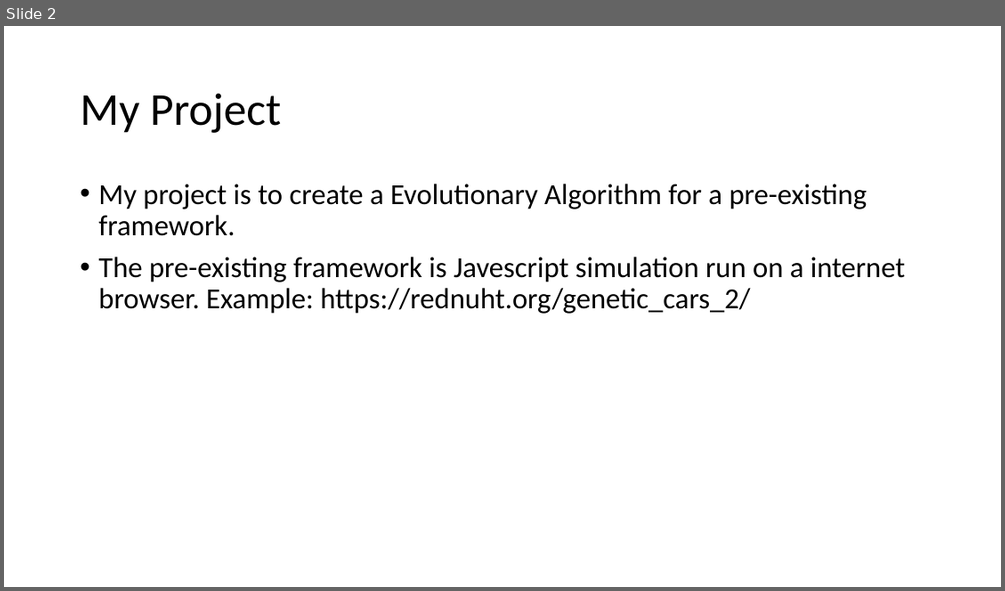
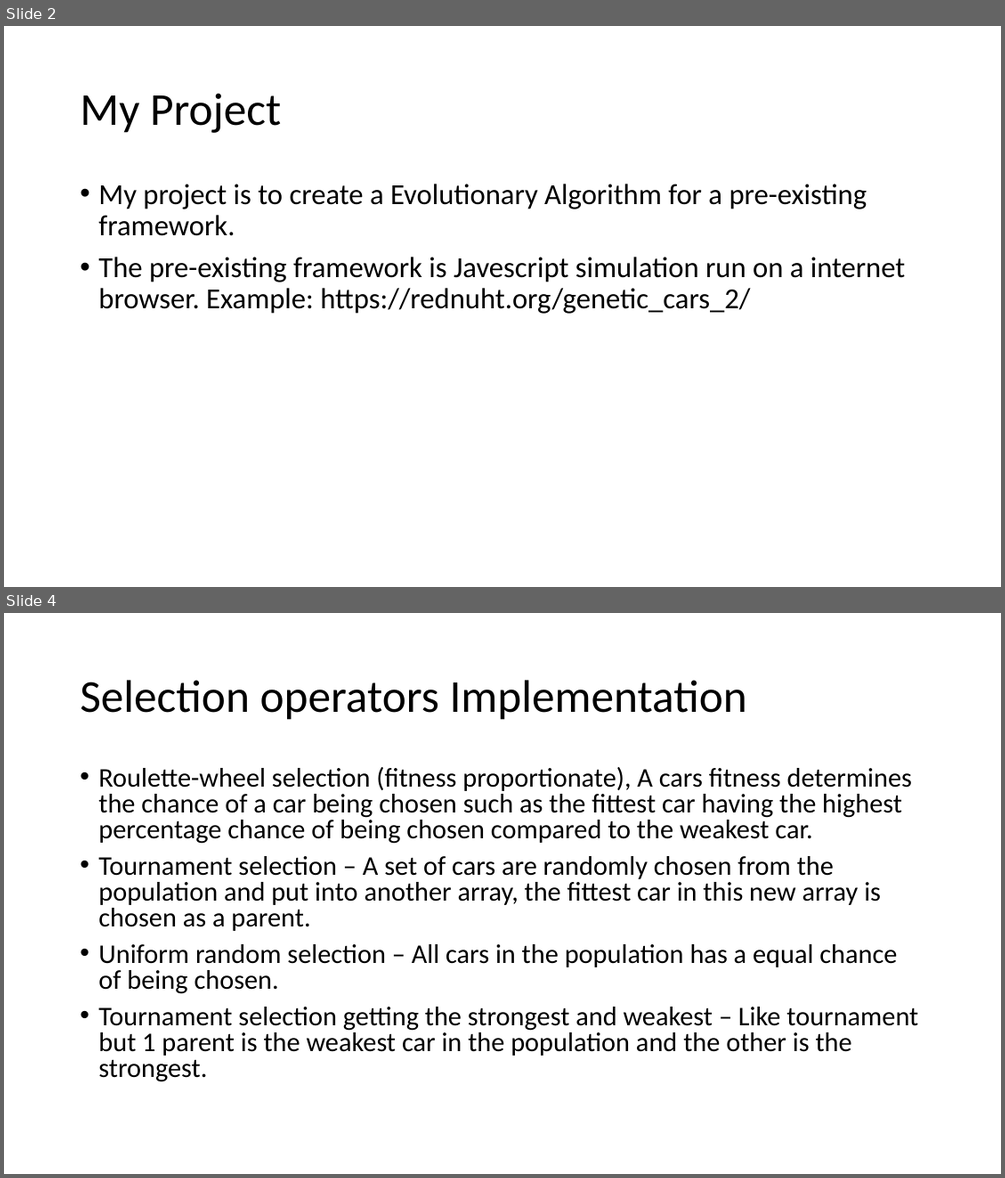
Before and after one commit to jonster100/Dissertation-, a slide deck: Documentation/Genetic-Cars-Simulation-presentation.odp. Shown one above the other, each under a label of ours: slide 2 before the commit, slides 2 and 4 after it; the slides between them are not shown. The pictures are 1005x591 and 1005x1178 pixels, drawn with LibreOffice and Linux fonts; fonts in the diff are those of the drawing. Boxes give left, top, right and bottom in pixels: in the first picture for what was removed or moved away, otherwise in the second. Text is boxed around its words. In the diff, an @@ line names an element or a change of style, - is before the commit and + after.

Commit message:
Updated presentation
Added preliminary data graphs, and implementation explanations.

```diff
--- a/Documentation/Genetic-Cars-Simulation-presentation.odp
+++ b/Documentation/Genetic-Cars-Simulation-presentation.odp
@@ slide 4 added at [4, 613, 1001, 1174], background #FFFFFF @@
@@ title added at [80, 680, 747, 720], 44 pt, text #000000 @@
+Selection operators Implementation
@@ text added at [98, 767, 918, 1082], 26 pt, text #000000 @@
+• Roulette-wheel selection (fitness proportionate), A cars fitness determines the chance of a car being chosen such as the fittest car having the highest percentage chance of being chosen compared to the weakest car.
+• Tournament selection – A set of cars are randomly chosen from the population and put into another array, the fittest car in this new array is chosen as a parent.
+• Uniform random selection – All cars in the population has a equal chance of being chosen.
+• Tournament selection getting the strongest and weakest – Like tournament but 1 parent is the weakest car in the population and the other is the strongest.
```
Also in this commit, not shown: 1 slide changed, 8 other slides added, 2 slides removed, 1 other file.
